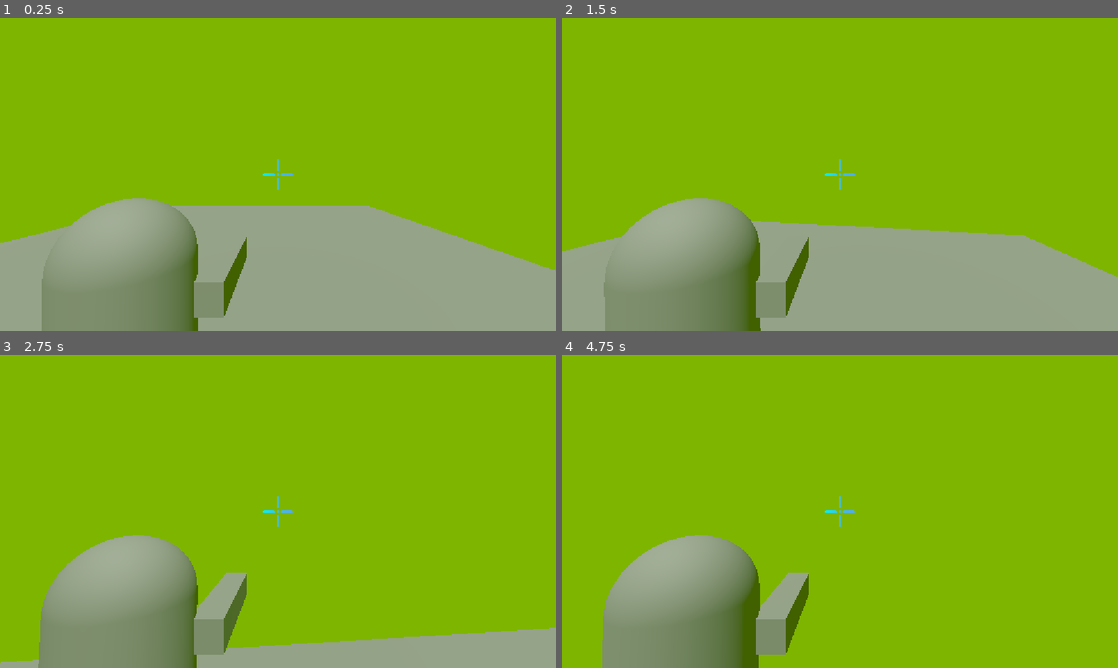
Above: before the commit, frames 1-4 (two rows, left to right).
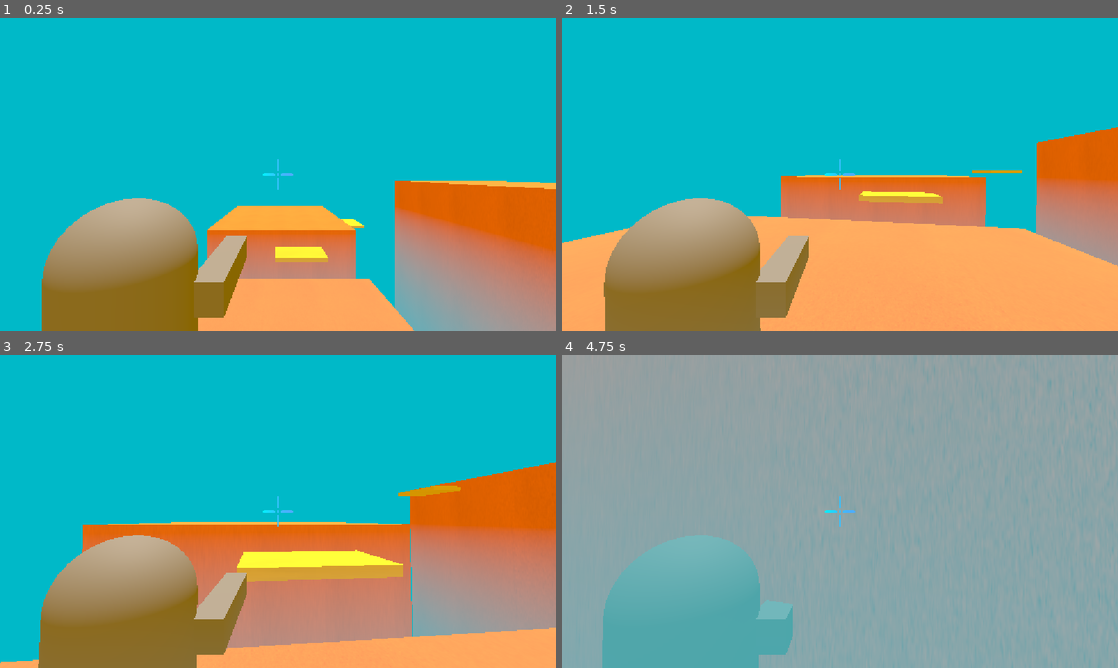
Above: after the commit, the same moments.

Repository: ABigParrot/godot
Game: Godot game, scene res://scenes/level.tscn
Same seed, same stepped clock (60 frames per second), same inputs: the game is played once before the commit and once after it.
Inputs (mouse positions are in pixels of both pictures, inside the frame that each line leads up to):
- Up to frame 1 (0.25 s): no input
- Up to frame 2 (1.5 s): move the mouse to (867, 174) at 0.52 s; press the mouse at (867, 174) at 0.53 s; hold W (forward) from 0.53 s (still down); tap Space (jump) at 0.77, 0.8, 1.07, 1.35 s; move the mouse to (812, 174) at 1.27 s; release the mouse at (812, 174) at 1.28 s
- Up to frame 3 (2.75 s): keep holding W (forward); tap Space (jump) at 1.52, 1.82, 2.3 s; click (250, 511) at 1.55 s; move the mouse to (289, 505) at 2.02 s; press the mouse at (289, 505) at 2.03 s
- Up to frame 4 (4.75 s): keep holding W (forward); move the mouse to (834, 517) at 2.77 s; release the mouse at (834, 517) at 2.78 s; click (834, 517) at 2.85 s; tap Space (jump) at 3.02, 3.32, 3.6, 3.77, 4.07, 4.52 s; move the mouse to (878, 514) at 3.52 s; move the mouse to (795, 508) at 4.27 s; click (795, 508) at 4.35 s

The runs differ from the first frame. In frame 1, 97% of the frame differs, in the area x 0-100%, y 0-100%; in frame 2, 99%; in frame 3, 99%; in frame 4, 100%.

Commit message:
Level changes
- Changed environment colors
- Added land, floating, and moving platforms
- Enabled player to move with moving platforms

Diff:
--- /dev/null
+++ b/banana/materials/platform_material.tres
@@ -0,0 +1,8 @@
+[gd_resource type="StandardMaterial3D" format=3 uid="uid://cjj8u4asoipbm"]
+
+[ext_resource type="Texture2D" uid="uid://dlchy8tx60any" path="res://images/noisy-background_1194-7547.jpg" id="1_77y44"]
+
+[resource]
+albedo_color = Color(0.9999996, 0.5800872, 0.21104968, 1)
+albedo_texture = ExtResource("1_77y44")
+uv1_scale = Vector3(4.305, 4.305, 4.305)
--- /dev/null
+++ b/banana/scenes/environment/floating_platform.tscn
@@ -0,0 +1,26 @@
+[gd_scene format=3 uid="uid://bx86hsjledmbl"]
+
+[ext_resource type="Texture2D" uid="uid://dlchy8tx60any" path="res://images/noisy-background_1194-7547.jpg" id="1_gkvti"]
+
+[sub_resource type="PhysicsMaterial" id="PhysicsMaterial_w8frs"]
+rough = true
+
+[sub_resource type="StandardMaterial3D" id="StandardMaterial3D_w7c3h"]
+albedo_color = Color(0.9583352, 0.8865492, 0, 1)
+albedo_texture = ExtResource("1_gkvti")
+
+[sub_resource type="BoxShape3D" id="BoxShape3D_hx2jy"]
+size = Vector3(2.3, 0.3, 4)
+
+[node name="FloatingPlatform" type="AnimatableBody3D" unique_id=1165604571]
+physics_material_override = SubResource("PhysicsMaterial_w8frs")
+
+[node name="CSGBox3D" type="CSGBox3D" parent="." unique_id=1677226645]
+transform = Transform3D(1, 0, 0, 0, 1, 0, 0, 0, 1, -0.05000013, -0.15, -9.685755e-08)
+use_collision = true
+size = Vector3(2.3, 0.3, 4)
+material = SubResource("StandardMaterial3D_w7c3h")
+
+[node name="CollisionShape3D" type="CollisionShape3D" parent="." unique_id=1734919803]
+transform = Transform3D(1, 0, 0, 0, 1, 0, 0, 0, 1, -0.05000007, -0.15, 0)
+shape = SubResource("BoxShape3D_hx2jy")
--- /dev/null
+++ b/banana/scenes/environment/moving_platform.tscn
@@ -0,0 +1,17 @@
+[gd_scene format=3 uid="uid://5ayb7p040t15"]
+
+[ext_resource type="Texture2D" uid="uid://dlchy8tx60any" path="res://images/noisy-background_1194-7547.jpg" id="1_xg5am"]
+
+[sub_resource type="StandardMaterial3D" id="StandardMaterial3D_w7c3h"]
+albedo_color = Color(0, 0.82741266, 0.07570512, 1)
+albedo_texture = ExtResource("1_xg5am")
+
+[node name="FloatingPlatform" type="Node3D" unique_id=878443533]
+
+[node name="CSGBox3D" type="CSGBox3D" parent="." unique_id=1677226645]
+transform = Transform3D(1, 0, 0, 0, 1, 0, 0, 0, 1, -0.05000013, -0.15, -9.685755e-08)
+use_collision = true
+size = Vector3(2.3, 0.3, 4)
+material = SubResource("StandardMaterial3D_w7c3h")
+
+[node name="AnimationPlayer" type="AnimationPlayer" parent="." unique_id=1050482030]
--- a/banana/scenes/level.tscn
+++ b/banana/scenes/level.tscn
@@ -1,10 +1,56 @@
 [gd_scene format=3 uid="uid://c271c8vrv6skv"]
 
 [ext_resource type="PackedScene" uid="uid://bxvy1gdhssbx4" path="res://scenes/player.tscn" id="1_2q6dc"]
+[ext_resource type="Material" uid="uid://cjj8u4asoipbm" path="res://materials/platform_material.tres" id="1_w7c3h"]
+[ext_resource type="PackedScene" uid="uid://bx86hsjledmbl" path="res://scenes/environment/floating_platform.tscn" id="3_w8frs"]
 
 [sub_resource type="Environment" id="Environment_hx2jy"]
 background_mode = 1
-background_color = Color(0.4934638, 0.70973146, 1.1551381e-06, 1)
+background_color = Color(0.9850399, 0.74755013, 1.540184e-06, 1)
+fog_enabled = true
+fog_light_color = Color(5.0055983e-06, 0.6696827, 0.7237173, 1)
+fog_light_energy = 1.2
+fog_density = 0.0
+fog_height = 4.0
+fog_height_density = 0.09
+
+[sub_resource type="Animation" id="Animation_w8frs"]
+length = 0.001
+tracks/0/type = "value"
+tracks/0/imported = false
+tracks/0/enabled = true
+tracks/0/path = NodePath(".:position")
+tracks/0/interp = 1
+tracks/0/loop_wrap = true
+tracks/0/keys = {
+"times": PackedFloat32Array(0),
+"transitions": PackedFloat32Array(1),
+"update": 0,
+"values": [Vector3(9.47863, 3.4917178, -24.88409)]
+}
+
+[sub_resource type="Animation" id="Animation_mx8sn"]
+resource_name = "move"
+length = 9.0
+loop_mode = 1
+tracks/0/type = "value"
+tracks/0/imported = false
+tracks/0/enabled = true
+tracks/0/path = NodePath(".:position")
+tracks/0/interp = 2
+tracks/0/loop_wrap = true
+tracks/0/keys = {
+"times": PackedFloat32Array(0, 4.5, 9),
+"transitions": PackedFloat32Array(1, 1, 1),
+"update": 0,
+"values": [Vector3(9.47863, 3.4917178, -24.88409), Vector3(17.77863, 9.091718, -24.88409), Vector3(9.47863, 3.4917178, -24.88409)]
+}
+
+[sub_resource type="AnimationLibrary" id="AnimationLibrary_ppgk2"]
+_data = {
+&"RESET": SubResource("Animation_w8frs"),
+&"move": SubResource("Animation_mx8sn")
+}
 
 [node name="Level" type="Node3D" unique_id=1908332970]
 
@@ -12,12 +58,46 @@
 environment = SubResource("Environment_hx2jy")
 
 [node name="DirectionalLight3D" type="DirectionalLight3D" parent="." unique_id=284009107]
-transform = Transform3D(1, 0, 0, 0, 0.5329672, 0.8461359, 0, -0.8461359, 0.5329672, 0, 0.96782863, 0)
+transform = Transform3D(1, 0, 0, 0, 0.038495183, 0.9992588, 0, -0.9992588, 0.038495183, 0, 0.96782863, 0)
 
-[node name="CSGBox3D" type="CSGBox3D" parent="." unique_id=1473735028]
-transform = Transform3D(2.6, 0, 0, 0, 0.19999999, 0, 0, 0, 2.4, -1.1699998, -11.785324, -0.1017704)
+[node name="Platform" type="CSGBox3D" parent="." unique_id=1473735028]
+transform = Transform3D(2.6, 0, 0, 0, 0.19999999, 0, 0, 0, 2.4, -1.1699998, -30.93532, -0.1017704)
 use_collision = true
-size = Vector3(5.9, 118.4, 10.1)
+size = Vector3(5.9, 333.9, 10.1)
+material = ExtResource("1_w7c3h")
+
+[node name="Platform2" type="CSGBox3D" parent="." unique_id=1524980918]
+transform = Transform3D(2.6, 0, 0, 0, 0.19999999, 0, 0, 0, 2.4, 29.029999, -27.175325, -22.801771)
+use_collision = true
+size = Vector3(5.9, 358.30002, 10.1)
+material = ExtResource("1_w7c3h")
+
+[node name="Platform3" type="CSGBox3D" parent="." unique_id=1630393782]
+transform = Transform3D(-1.13649605e-07, 0, 2.4, 0, 0.19999999, 0, -2.5999997, 0, -1.0490733e-07, 23.529999, -20.885324, 1.398228)
+use_collision = true
+size = Vector3(5.9, 253.40001, 10.1)
+material = ExtResource("1_w7c3h")
+
+[node name="Platform4" type="CSGBox3D" parent="." unique_id=2018617441]
+transform = Transform3D(-1.13649605e-07, 0, 1.44, 0, 0.19999999, 0, -2.5999997, 0, -6.29444e-08, 0.42999792, -48.325317, -25.601772)
+use_collision = true
+size = Vector3(5.9, 526.8, 10.1)
+material = ExtResource("1_w7c3h")
 
 [node name="Player" parent="." unique_id=1534533953 instance=ExtResource("1_2q6dc")]
-transform = Transform3D(1, 0, 0, 0, 1, 0, 0, 0, 1, -1.1, 1.4, 0.3)
+transform = Transform3D(1, 0, 0, 0, 1, 0, 0, 0, 1, -1.1, 8.9, 0.3)
+
+[node name="FloatingPlatform" parent="." unique_id=878443533 instance=ExtResource("3_w8frs")]
+transform = Transform3D(1, 0, 0, 0, 1, 0, 0, 0, 1, 9.17863, 3.4917178, 2.015911)
+
+[node name="FloatingPlatform2" parent="." unique_id=1948985452 instance=ExtResource("3_w8frs")]
+transform = Transform3D(-4.371139e-08, 0, -1, 0, 1, 0, 1, 0, -4.371139e-08, 1.8786297, 3.4917178, -14.484089)
+
+[node name="FloatingPlatform3" parent="." unique_id=1165604571 instance=ExtResource("3_w8frs")]
+transform = Transform3D(1, 0, 0, 0, 1, 0, 0, 0, 1, 9.47863, 3.4917178, -24.88409)
+
+[node name="AnimationPlayer" type="AnimationPlayer" parent="FloatingPlatform3" unique_id=1024237478]
+libraries/ = SubResource("AnimationLibrary_ppgk2")
+autoplay = &"move"
+
+[editable path="FloatingPlatform3"]
--- a/banana/scenes/player.gd
+++ b/banana/scenes/player.gd
@@ -3,10 +3,14 @@
 
 const SPEED = 5.0
 const JUMP_VELOCITY = 4.5
+const DOUBLE_JUMP_VELOCITY = 7
 const sensitivity = 0.2
+
+var jump_count = 2
 
 func _ready ():
 	Input.mouse_mode = Input.MOUSE_MODE_CAPTURED
+	jump_count = 0
 
 func _unhandled_input(event):
 	if event is InputEventMouseMotion:
@@ -37,6 +41,7 @@
 	elif Input.is_action_just_released("jump") and velocity.y > 0.0:
 		velocity.y = 0.0
 
+
 	# Get the input direction and handle the movement/deceleration.
 	# As good practice, you should replace UI actions with custom gameplay actions.
 	var input_dir := Input.get_vector("left", "right", "forward", "back")
@@ -55,3 +60,20 @@
 
 func shoot():
 	print("doot")
+
+
+### Extra Code ###
+#
+	#if Input.is_action_just_pressed("jump") and is_on_floor() and jump_count == 0:
+		#jump_count += 1
+		#velocity.y = JUMP_VELOCITY
+		#Input.mouse_mode = Input.MOUSE_MODE_CAPTURED
+#
+	#elif Input.is_action_just_pressed("jump") and jump_count > 0:
+		#velocity.y = DOUBLE_JUMP_VELOCITY
+#
+	#elif Input.is_action_just_released("jump") and velocity.y > 0.0 and jump_count > 1:
+		#jump_count = 0
+		#velocity.y = 0.0
+		#
+### Extra Code ###
Binary file added: banana/images/checkerboard.png
Not shown, added: banana/images/checkerboard.png.import
Binary file added: banana/images/noisy-background_1194-7547.jpg
Not shown, added: banana/images/noisy-background_1194-7547.jpg.import
